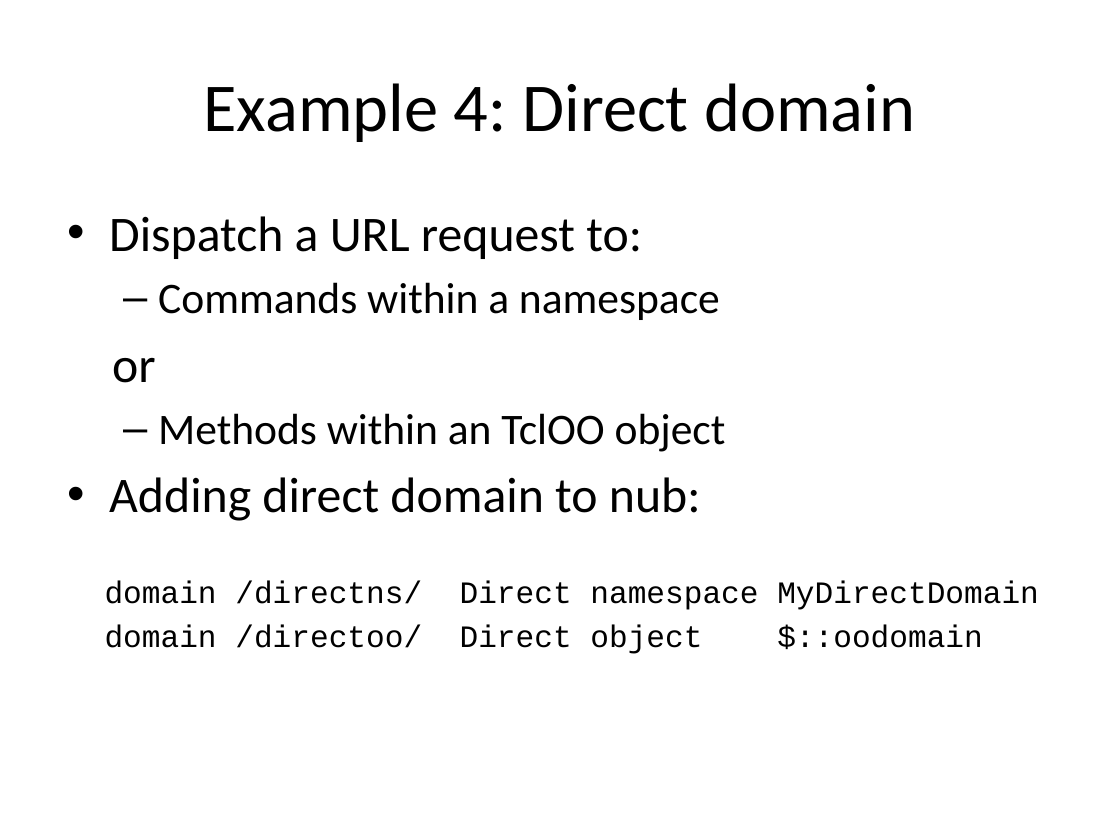
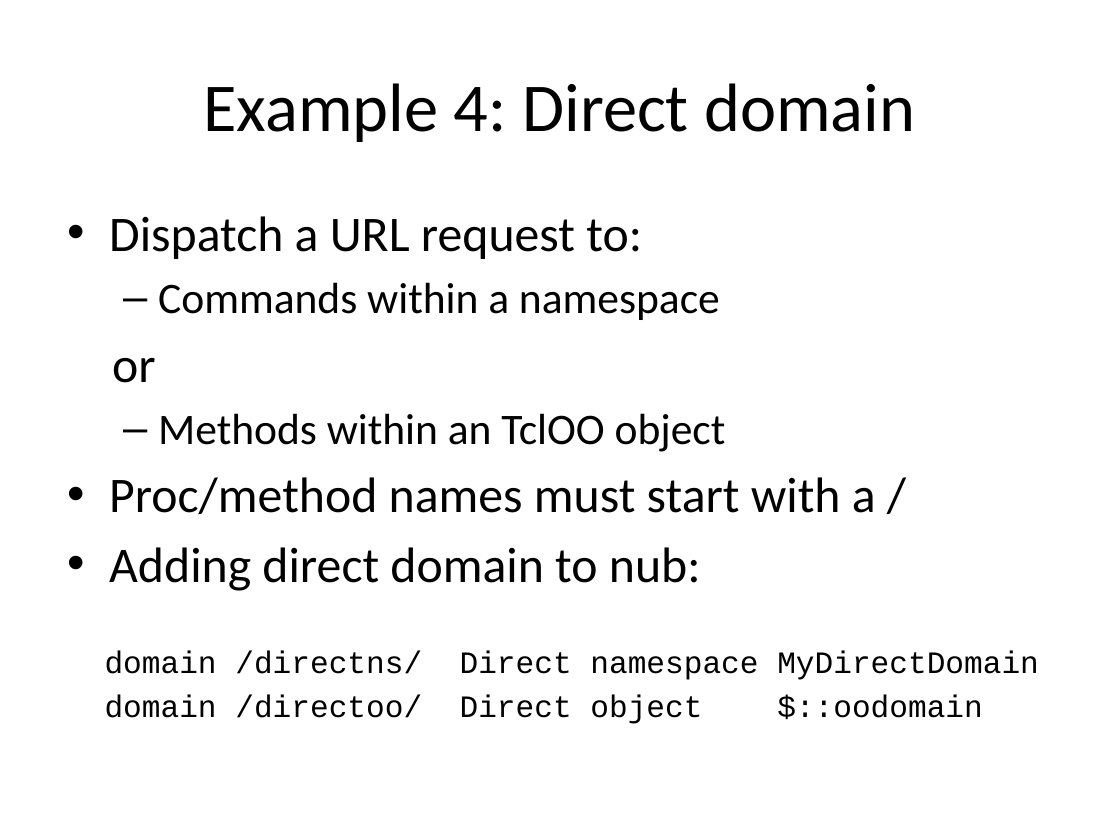
Before and after one commit to jdc8/wubwikit, a slide deck: slide 24 of wubexamples/Lets_Wub.pptx. Drawn at 1120x840 pixels with LibreOffice and Linux fonts; fonts in the diff are those of the drawing; background and template pictures are left out. Boxes give left, top, right and bottom in pixels: in the first picture for what was removed or moved away, otherwise in the second. Text is boxed around its words. In the diff, an @@ line names an element or a change of style, - is before the commit and + after.

```diff
--- a/wubexamples/Lets_Wub.pptx
+++ b/wubexamples/Lets_Wub.pptx
@@ text at box(109, 477, 876, 514): paragraph added @@
+• Proc/method names must start with a /
```
Also in this commit, not shown: 4 other slides changed.
